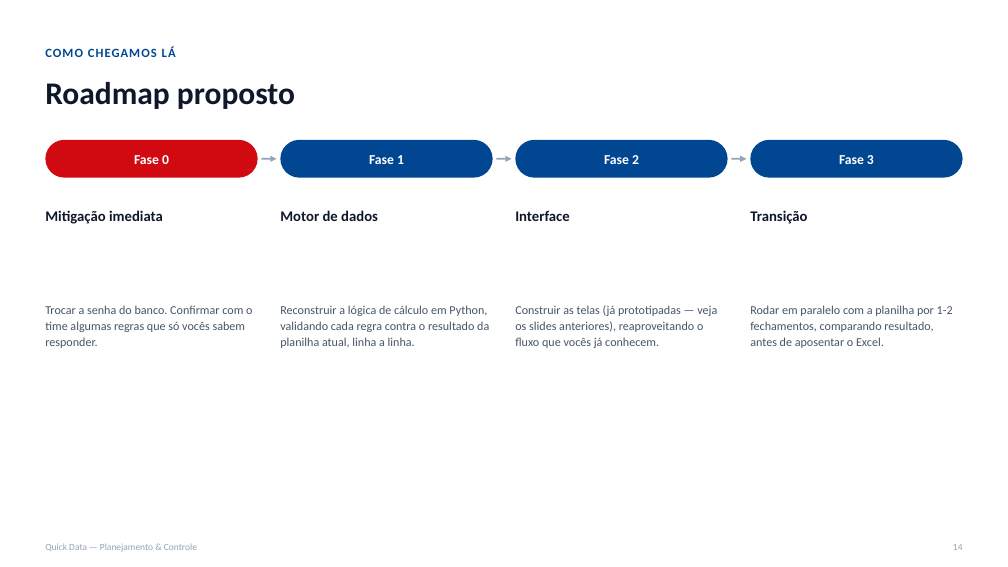
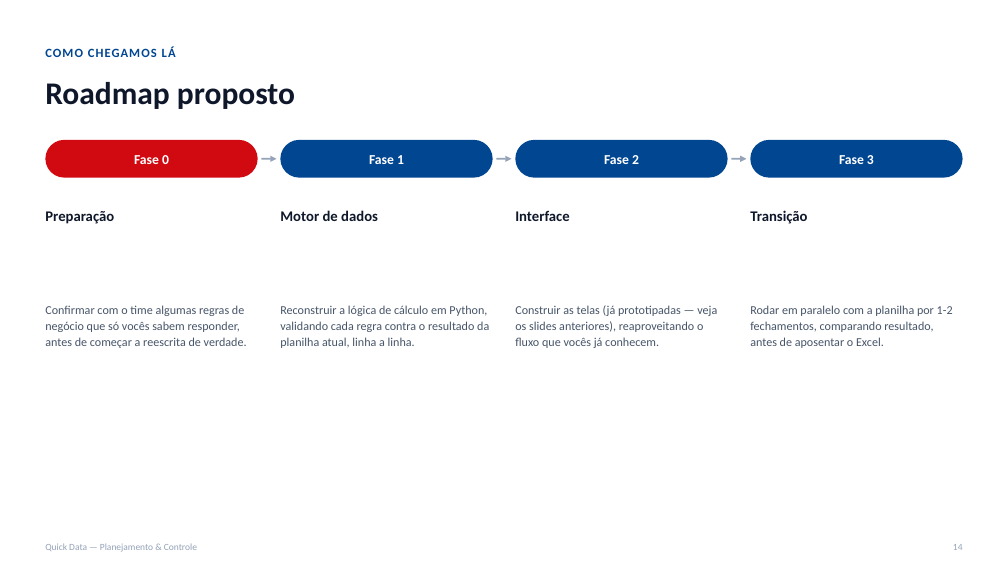
Before and after one commit to Guilhermekek/Quick_Data, a slide deck: slide 14 of docs/apresentacao/Quick_Data_Apresentacao.pptx. Drawn at 1008x567 pixels with LibreOffice and Linux fonts; fonts in the diff are those of the drawing. Boxes give left, top, right and bottom in pixels: in the first picture for what was removed or moved away, otherwise in the second. Text is boxed around its words. In the diff, an @@ line names an element or a change of style, - is before the commit and + after.

```diff
--- a/docs/apresentacao/Quick_Data_Apresentacao.pptx
+++ b/docs/apresentacao/Quick_Data_Apresentacao.pptx
@@ text at box(45, 211, 114, 224): text changed @@
-Mitigação imediata
+Preparação
@@ text at box(45, 305, 247, 348): text changed @@
-Trocar a senha do banco. Confirmar com o time algumas regras que só vocês sabem responder.
+Confirmar com o time algumas regras de negócio que só vocês sabem responder, antes de começar a reescrita de verdade.
```
Also in this commit, not shown: 2 other slides changed, 1 slide added, 1 slide removed, 1 other file.
